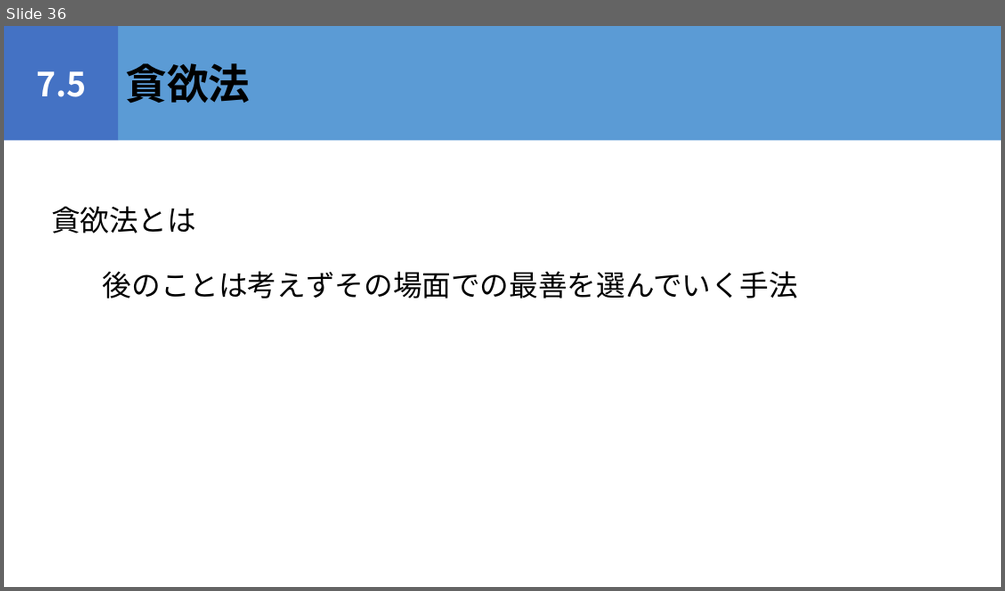
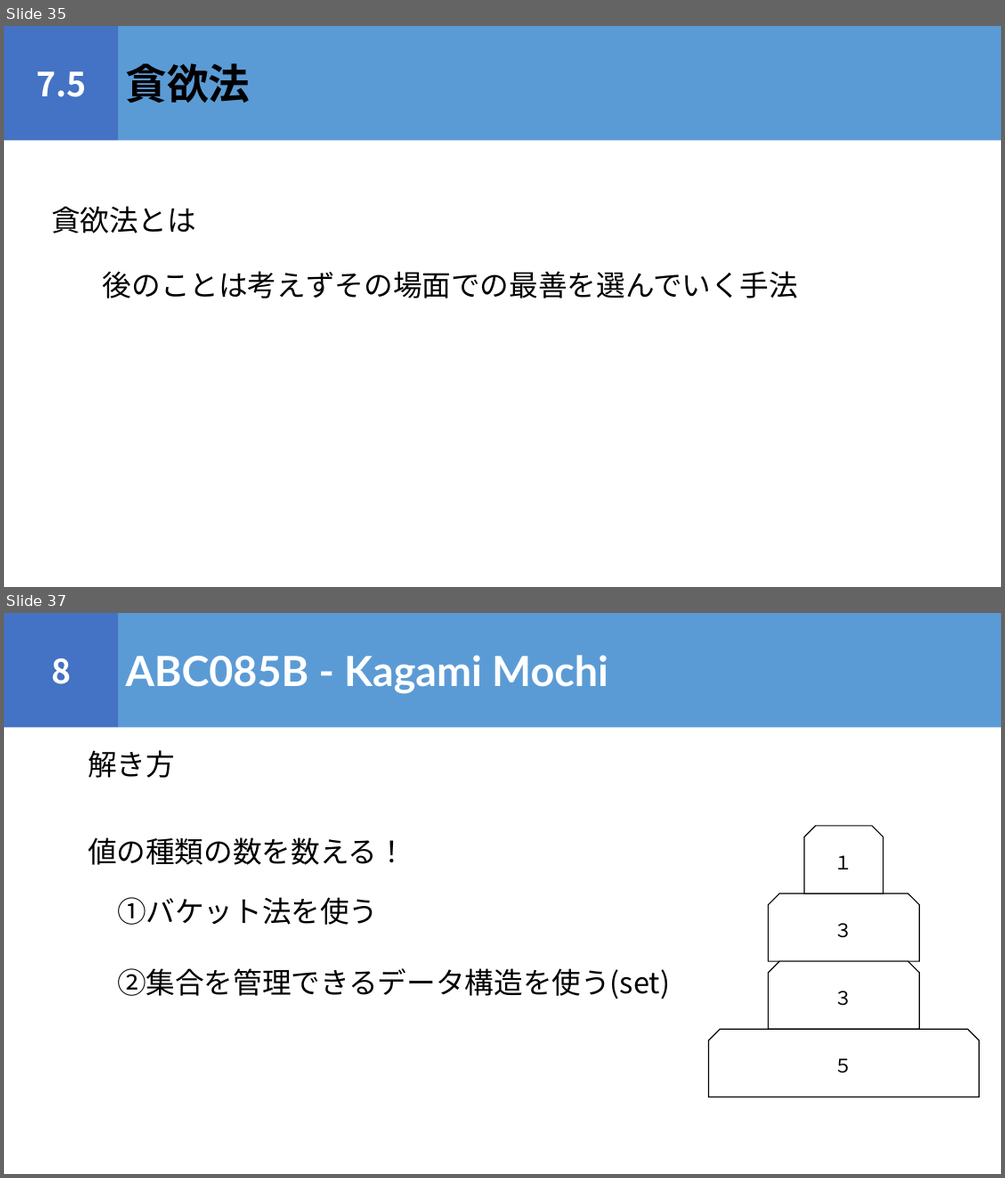
Before and after one commit to igeeeeee/triC_AtCoder_Beginners_Selection, a slide deck: ABS_勉強会.pptx. Shown one above the other, each under a label of ours: slide 36 before the commit, slides 35 and 37 after it; the slides between them are not shown. The pictures are 1005x591 and 1005x1178 pixels, drawn with LibreOffice and Linux fonts; fonts in the diff are those of the drawing. Boxes give left, top, right and bottom in pixels: in the first picture for what was removed or moved away, otherwise in the second. Text is boxed around its words. In the diff, an @@ line names an element or a change of style, - is before the commit and + after.

```diff
--- a/ABS_勉強会.pptx
+++ b/ABS_勉強会.pptx
@@ slide 37 added at <box>4,613,1001,1174</box>, background #FFFFFF @@
@@ rectangle added at <box>4,613,119,728</box>, fill #4472C4, 32 pt, text #FFFFFF, bold @@
+8
@@ rectangle added at <box>119,613,1001,728</box>, fill #5B9BD5, 40 pt, text #FFFFFF, bold @@
+ABC085B - Kagami Mochi
@@ text added at <box>88,750,175,778</box>, 28 pt, text #000000 @@
+解き方
@@ snip same rect added at <box>804,826,882,893</box>, fill #FFFFFF, outline #000000 1 pt, 18 pt, text #000000 @@
+１
@@ text added at <box>88,837,406,865</box>, 28 pt, text #000000 @@
+値の種類の数を数える！
@@ text added at <box>117,897,379,925</box>, 28 pt, text #000000 @@
+①バケット法を使う
@@ snip same rect added at <box>769,893,919,962</box>, fill #FFFFFF, outline #000000 1 pt, 18 pt, text #000000 @@
+３
@@ text added at <box>117,968,670,998</box>, 28 pt, text #000000 @@
+②集合を管理できるデータ構造を使う(set)
@@ snip same rect added at <box>769,962,919,1030</box>, fill #FFFFFF, outline #000000 1 pt, 18 pt, text #000000 @@
+３
@@ snip same rect added at <box>708,1029,979,1097</box>, fill #FFFFFF, outline #000000 1 pt, 18 pt, text #000000 @@
+５
@@ what was slide 36 is now slide 35 @@
```
Also in this commit, not shown: 1 slide changed, 8 other slides added, 5 other files.
